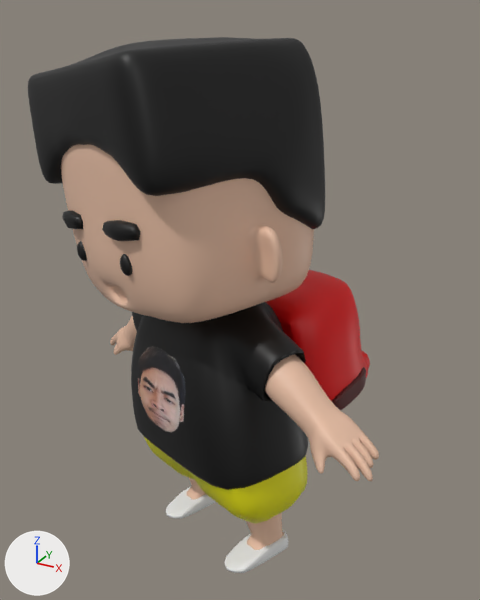
Two versions of the glTF model public/untitled.gltf, one commit apart.
Both versions are drawn from a 50 mm lens placed at (4.03, -6.68, 6.79), pointed at (0.1, 0.47, 3.21). Arrows for +X, +Y and +Z are at lower left; the lights stay in place. Where no turn or scale is listed for an object, it has been applied to the vertices. Vertices at the same position are counted once.

Objects in the first picture: 'SD2'.
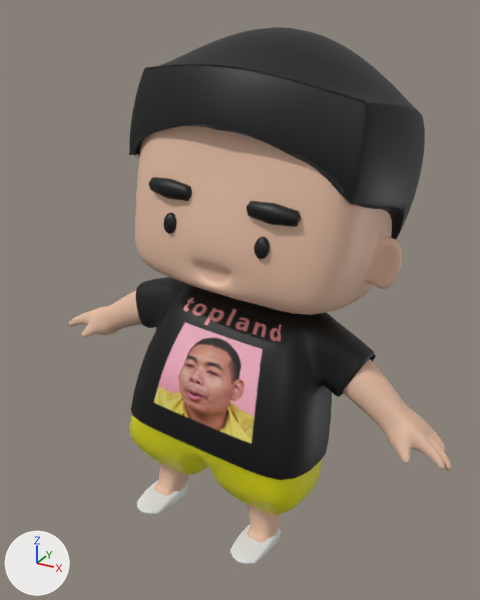
Where the change shows, as pixel boxes (x1, y1, x2, y2) in the pictures (480 x 600 px; the box of a moved part takes in the faces that stretch with it):
'SD2', surface changed, reshaped (9% wider): before (28, 37, 379, 573); after (69, 27, 452, 565)
part 1 of me_sd2, moved or reshaped: before (131, 302, 308, 490); after (131, 277, 376, 480)
part 2 of me_sd2, added (yellow): after (130, 415, 322, 515)
part 3 of me_sd2, moved or reshaped: before (102, 220, 140, 241); after (246, 201, 301, 227)
part 4 of me_sd2, moved or reshaped: before (120, 254, 132, 276); after (254, 237, 270, 259)
part 5 of me_sd2, moved or reshaped: before (62, 211, 83, 229); after (149, 177, 192, 201)
part 6 of me_sd2, moved or reshaped: before (77, 241, 87, 261); after (164, 213, 177, 234)
part 7 of me_sd2, moved or reshaped: before (265, 354, 379, 481); after (342, 359, 452, 471)
part 8 of me_sd2, moved or reshaped: before (187, 478, 207, 500); after (154, 463, 189, 495)
part 9 of me_sd2, moved or reshaped: before (110, 316, 137, 355); after (69, 291, 142, 337)
part 10 of me_sd2, moved or reshaped: before (166, 486, 216, 519); after (137, 480, 188, 515)
part 11 of me_sd2, rebuilt: before (61, 144, 314, 323); after (135, 126, 402, 315)
part 12 of me_sd2, rebuilt (11% taller): before (28, 37, 325, 229); after (129, 27, 425, 240)
part 13 of me_sd2, deleted (red): before (266, 270, 370, 401)
part 14 of me_sd2, deleted (brown): before (332, 367, 366, 410)
part 15 of me_sd2, moved or reshaped: before (144, 437, 308, 573); after (230, 503, 281, 565)

Diff of the bpy script that builds the scene:
```diff
--- a/public/untitled.gltf.py
+++ b/public/untitled.gltf.py
@@ mat_lambert9sg @@
 mat_lambert9sg = principled_material('lambert9SG')
-mat_lambert9sg.texture = img_sd2__1
+mat_lambert9sg.texture = img_topland
@@ me_sd2 @@
-me_sd2.from_pydata(...)  # 12617 vertices, 24848 faces; spans x -2.77..2.58, y -1.6..2.26, z -0.3..6.5
+me_sd2.from_pydata(...)  # 10242 vertices, 20104 faces; spans x -2.84..3.13, y -0.82..2.53, z -0.18..6.58
+# me_sd2 part 1: the loose piece of 758 vertices spanning x -1.85..1.44, y -1.12..1.09, z 1.09..3.45 is multiplied about its middle by the matrix ((0.886, -0.403, 0.229), (0.353, 0.907, 0.229), (-0.301, -0.122, 0.946)), then moved by (0.33, 0.25, 0.09)
+# me_sd2 part 2: the loose piece of 495 vertices spanning x -1.32..1.41, y -1.06..1.02, z 0.35..1.58 is copied, and the copy is multiplied about its middle by the matrix ((0.886, -0.403, 0.229), (0.353, 0.907, 0.229), (-0.301, -0.122, 0.946)), then moved by (0.01, 0.04, 0.08); it spans x -1.27..1.44, y -0.64..0.83, z 0.46..1.65
+# me_sd2 part 3: the loose piece of 26 vertices spanning x -0.69..-0.09, y -1.43..-1.09, z 4.47..4.72 is multiplied about its middle by the matrix ((0.886, -0.403, 0.229), (0.353, 0.907, 0.229), (-0.301, -0.122, 0.946)), then moved by (1.39, 0.83, 0.17)
+# me_sd2 part 4: the loose piece of 382 vertices spanning x -0.47..-0.29, y -1.32..-1.18, z 4.07..4.32 is multiplied about its middle by the matrix ((0.886, -0.403, 0.229), (0.353, 0.907, 0.229), (-0.301, -0.122, 0.946)), then moved by (1.29, 0.74, 0.19)
+# me_sd2 part 5: the loose piece of 26 vertices spanning x -1.88..-1.32, y -0.91..-0.47, z 4.26..4.51 is multiplied about its middle by the matrix ((0.886, -0.403, 0.229), (0.353, 0.907, 0.229), (-0.301, -0.122, 0.946)), then moved by (1.25, 0.3, 0.47)
+# me_sd2 part 6: the loose piece of 382 vertices spanning x -1.57..-1.4, y -0.8..-0.65, z 3.88..4.13 is multiplied about its middle by the matrix ((0.886, -0.403, 0.229), (0.353, 0.907, 0.229), (-0.301, -0.122, 0.946)), then moved by (1.16, 0.26, 0.46)
+# me_sd2 part 7: the loose piece of 653 vertices spanning x 0.36..2.58, y -1.37..-0.04, z 2.32..3.35 is multiplied about its middle by the matrix ((0.886, -0.403, 0.229), (0.353, 0.907, 0.229), (-0.301, -0.122, 0.946)), then moved by (0.55, 1.04, -0.36)
+# me_sd2 part 8: the loose piece of 233 vertices spanning x -0.79..-0.22, y -0.1..0.62, z -0.26..0.63 is multiplied about its middle by the matrix ((0.886, -0.403, 0.229), (0.353, 0.907, 0.229), (-0.301, -0.122, 0.946)), then moved by (-0.22, -0.36, 0.25)
+# me_sd2 part 9: the loose piece of 653 vertices spanning x -2.77..-0.78, y 0.23..1.47, z 1.48..3.07 is multiplied about its middle by the matrix ((0.886, -0.403, 0.229), (0.353, 0.907, 0.229), (-0.301, -0.122, 0.946)), then moved by (0.17, -0.39, 0.45)
+# me_sd2 part 10: the loose piece of 770 vertices spanning x -0.87..-0.2, y -0.28..0.65, z -0.3..-0.04 is multiplied about its middle by the matrix ((0.886, -0.403, 0.229), (0.353, 0.907, 0.229), (-0.301, -0.122, 0.946)), then moved by (-0.27, -0.45, 0.29)
+# me_sd2 part 11: the loose piece of 2513 vertices spanning x -2.22..1.24, y -1.37..1.55, z 2.78..5.88 is rebuilt with 2513 vertices and now spans x -1.53..2.17, y -0.54..2.07, z 2.81..5.96
+# me_sd2 part 12: the loose piece of 2349 vertices spanning x -2.49..1.32, y -1.6..1.74, z 4.0..6.5 is rebuilt with 2348 vertices and now spans x -1.41..2.1, y -0.44..2.53, z 3.69..6.58
+# me_sd2 part 13: the loose piece of 1602 vertices spanning x -0.57..1.65, y 0.31..2.26, z 1.32..3.44 is deleted
+# me_sd2 part 14: the loose piece of 386 vertices spanning x 1.44..1.7, y 0.55..1.34, z 1.75..2.23 is deleted
+# me_sd2 part 15: 3 vertices moved within x 0.73..0.96, y -0.69..-0.27, z -0.02..0.1; 1494 vertices removed from x -1.32..1.41, y -1.06..1.02, z -0.06..1.58; 999 vertices added at x 0.51..1.04, y -0.82..0.25, z -0.18..0.77
 me_sd2.materials.append(mat_lambert9sg)
@@ me_sd2 @@
 me_sd2.materials.append(mat_material_006)
-me_sd2.materials.append(mat_material_002)  # red #e70002
-me_sd2.materials.append(mat_material_008)  # dark red #591d1b
```
